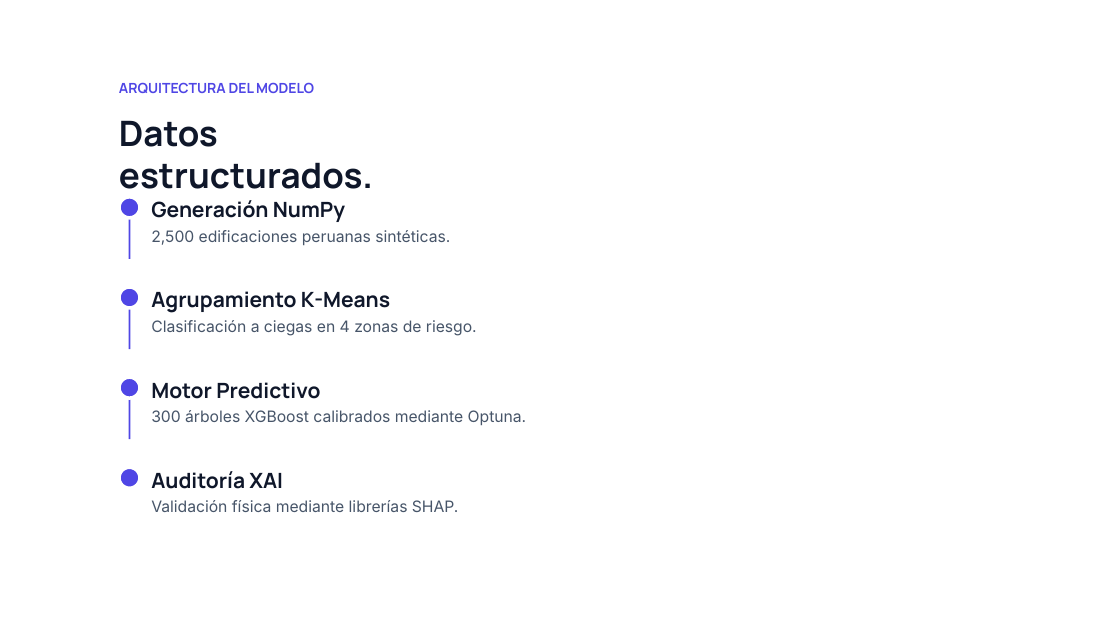
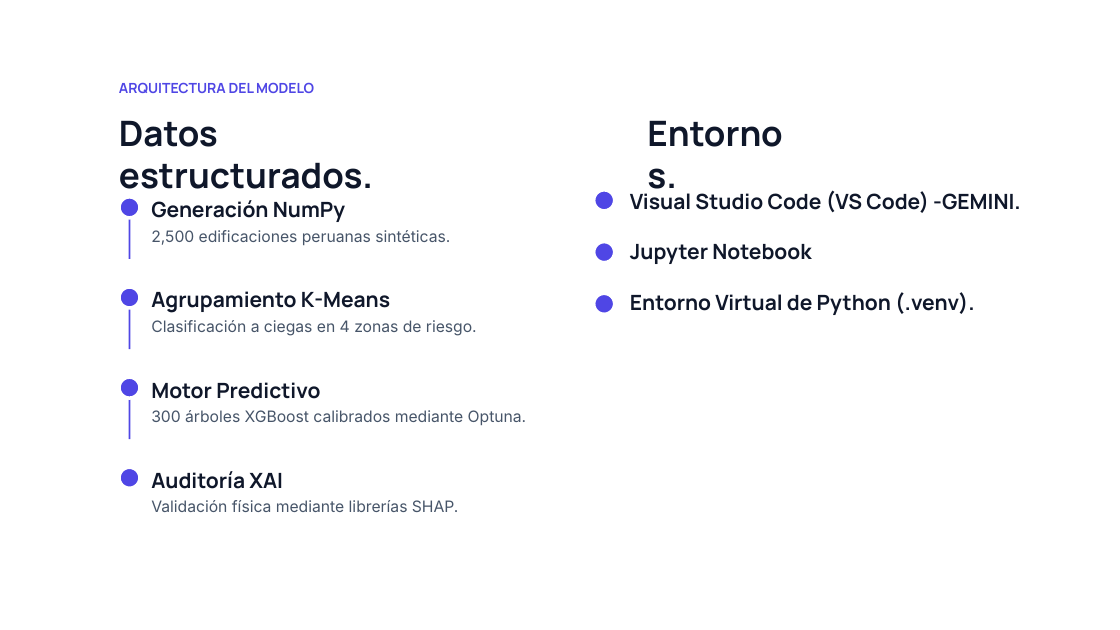
Before and after one commit to Henrry-Ojeda-1/IA---Grupo-03, a slide deck: slide 6 of 00 Presentacion.pptx. Drawn at 1120x630 pixels with LibreOffice and Linux fonts; fonts in the diff are those of the drawing. Boxes give left, top, right and bottom in pixels: in the first picture for what was removed or moved away, otherwise in the second. Text is boxed around its words. In the diff, an @@ line names an element or a change of style, - is before the commit and + after.

```diff
--- a/00 Presentacion.pptx
+++ b/00 Presentacion.pptx
@@ text added at box(648, 111, 789, 153), 30 pt, text #0F172A, bold @@
+Entornos.
@@ rounded rectangle added at box(594, 190, 615, 211), fill #4F46E5, outline #FFFFFF 3 pt @@
@@ text added at box(630, 190, 1021, 315), 18 pt, text #0F172A, bold @@
+• Visual Studio Code (VS Code) -GEMINI.
+• Jupyter Notebook
+• Entorno Virtual de Python (.venv).
@@ rounded rectangle added at box(594, 242, 615, 263), fill #4F46E5, outline #FFFFFF 3 pt @@
@@ rounded rectangle added at box(594, 293, 615, 314), fill #4F46E5, outline #FFFFFF 3 pt @@
```
Also in this commit, not shown: 1 other slide changed, 1 slide added, 1 other file.
